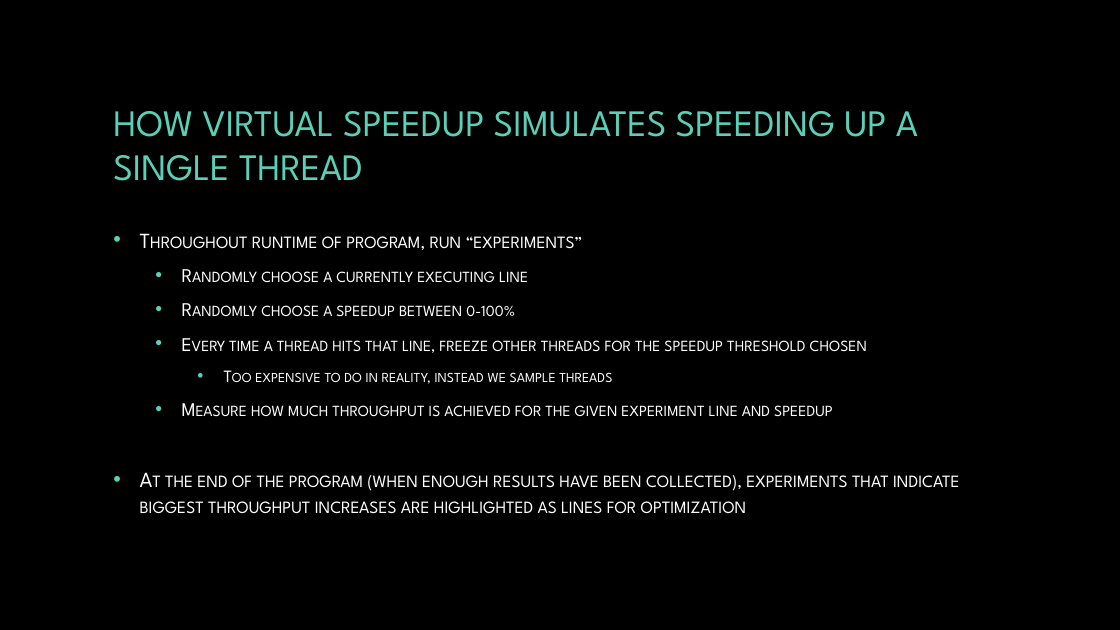
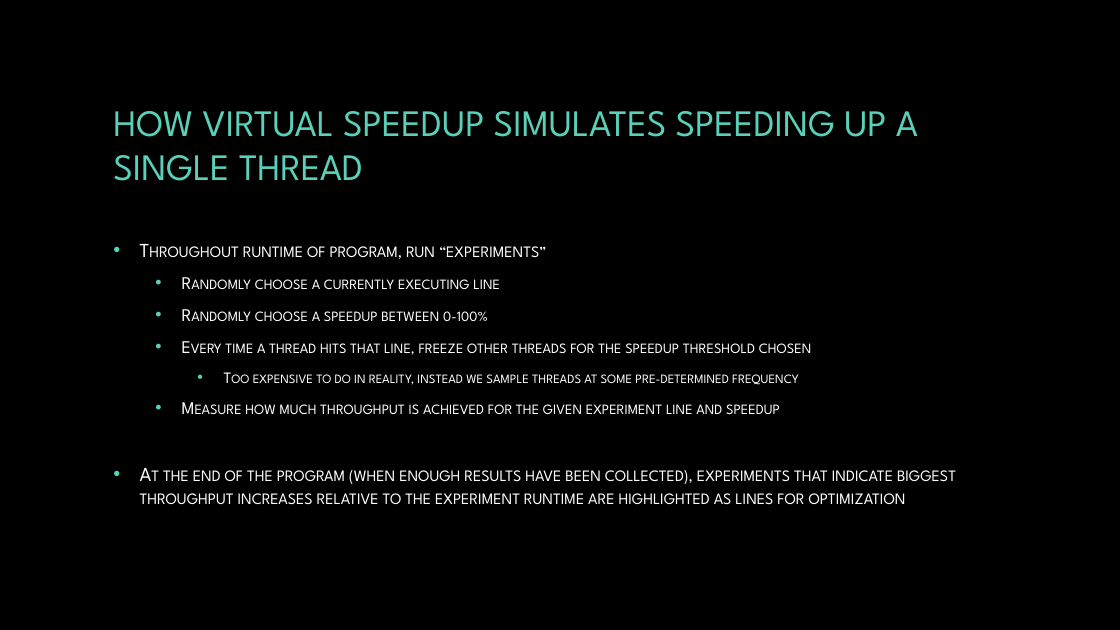
Before and after one commit to Byte-Lab/JCoz, a slide deck: slide 5 of project_presentation.pptx. Drawn at 1120x630 pixels with LibreOffice and Linux fonts; fonts in the diff are those of the drawing; background and template pictures are left out. Boxes give left, top, right and bottom in pixels: in the first picture for what was removed or moved away, otherwise in the second. Text is boxed around its words. In the diff, an @@ line names an element or a change of style, - is before the commit and + after.

Commit message:
Update powerpoint

```diff
--- a/project_presentation.pptx
+++ b/project_presentation.pptx
@@ text at (225,246,812,414): size 18.5 to 17 pt in "Throughout runtime of program, run “experiments”"; size 16.6 to 15.3 pt in "Randomly choose a currently executing line", "Randomly choose a speedup between 0-100%", "Every time a thread hits that line, ...", "Measure how much throughput is achieved for ..." @@
@@ text at (253,374,799,385): text changed; size 14.8 to 13.6 pt @@
-    • Too expensive to do in reality, instead we sample threads
+    • Too expensive to do in reality, instead we sample threads at some pre-determined frequency
@@ text at (140,470,956,504): text changed; size 18.5 to 17 pt @@
-• At the end of the program (when enough results have been collected), experiments that indicate biggest throughput increases are highlighted as lines for optimization
+• At the end of the program (when enough results have been collected), experiments that indicate biggest throughput increases relative to the experiment runtime are highlighted as lines for optimization
```
Also in this commit, not shown: 4 other slides changed, 24 slides added, 11 other files.
